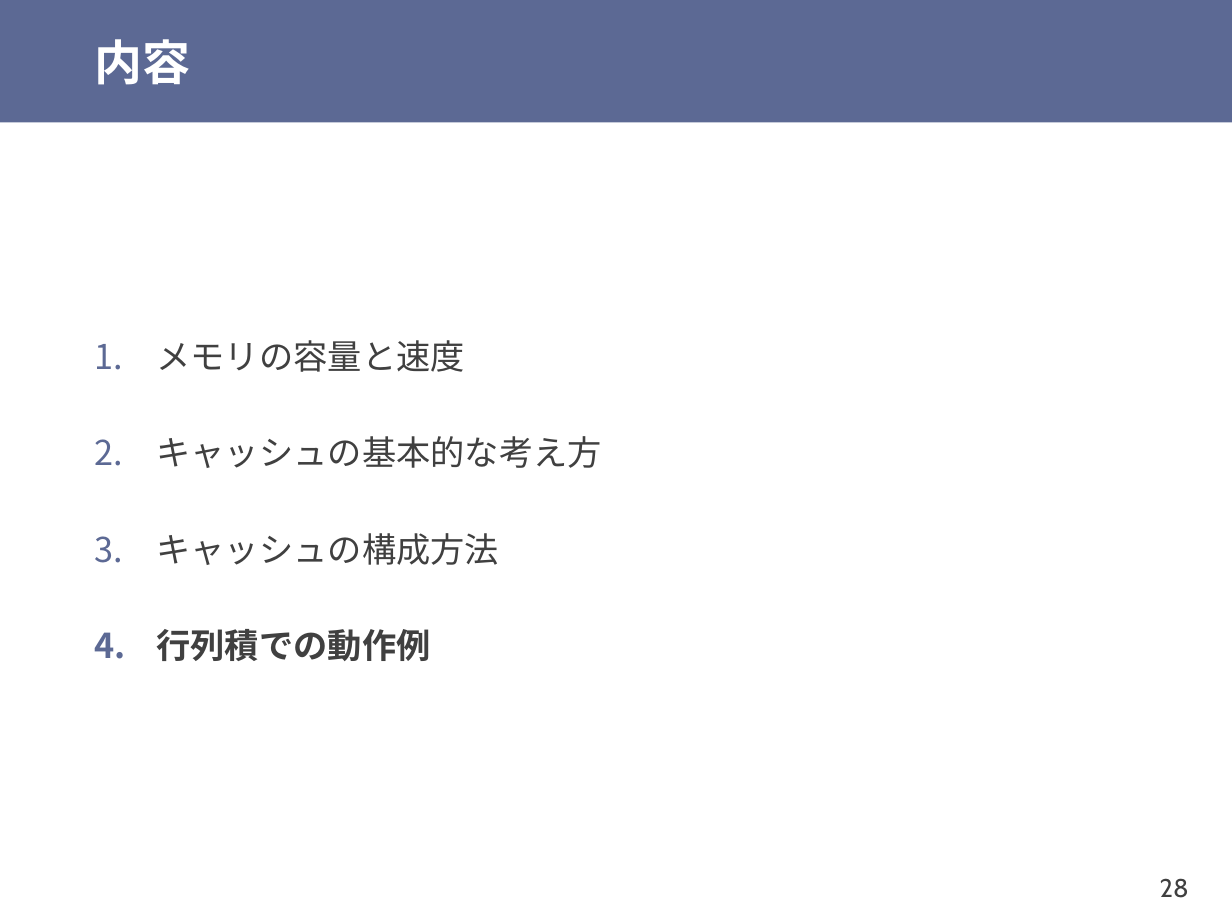
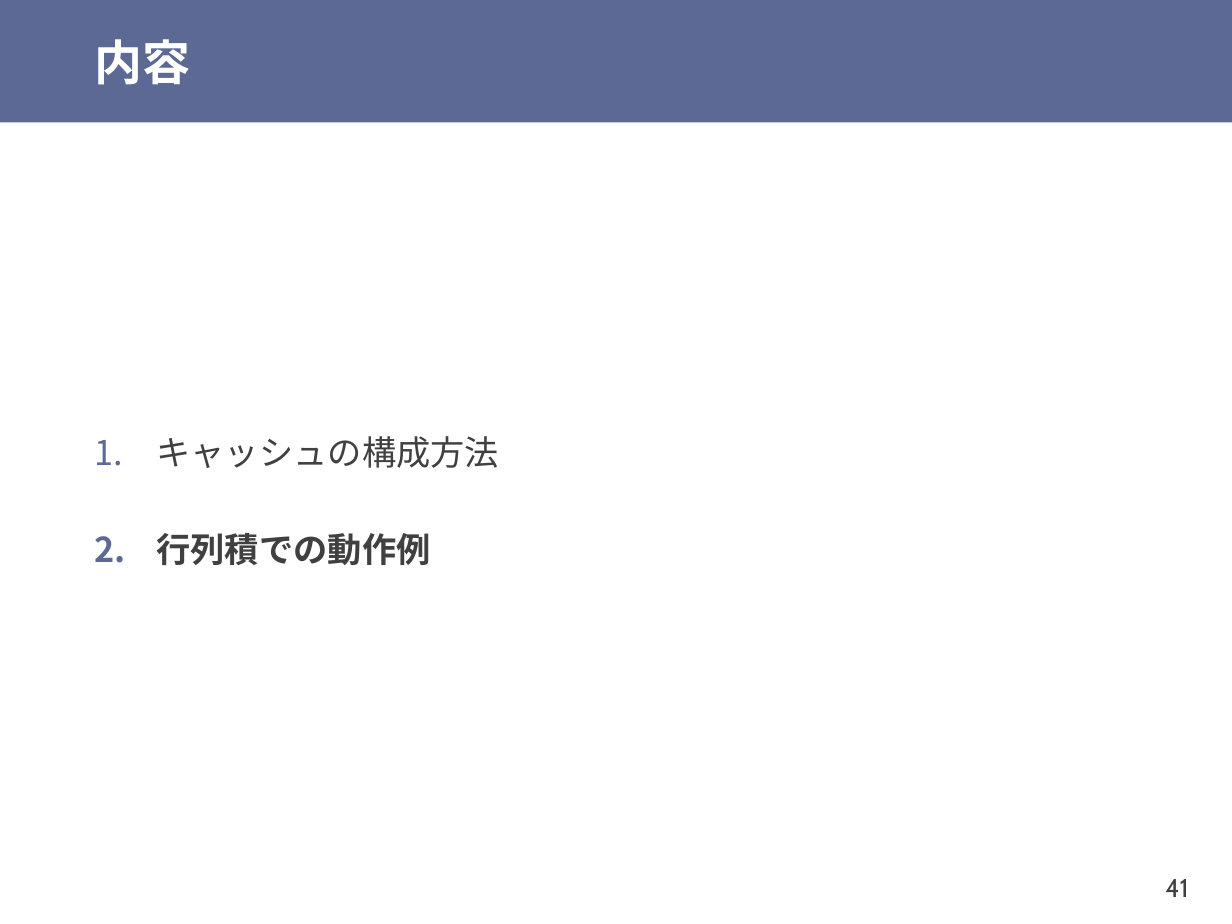
Before and after one commit to shioyadan/otya-computer-architecture-i, a slide deck: slide 41 of cai-shioya-10.pptx (slide 28 before the commit). Drawn at 1232x924 pixels with LibreOffice and Linux fonts; fonts in the diff are those of the drawing. Boxes give left, top, right and bottom in pixels: in the first picture for what was removed or moved away, otherwise in the second. Text is boxed around its words. In the diff, an @@ line names an element or a change of style, - is before the commit and + after.

```diff
--- a/cai-shioya-10.pptx
+++ b/cai-shioya-10.pptx
@@ text at (x1=156, y1=340, x2=602, y2=468): paragraphs removed @@
-1. メモリの容量と速度
-2. キャッシュの基本的な考え方
@@ page number at (x1=1165, y1=879, x2=1188, y2=897): text changed @@
-28
+41
```
Also in this commit, not shown: 16 other slides changed, 52 slides added, 3 other files.
